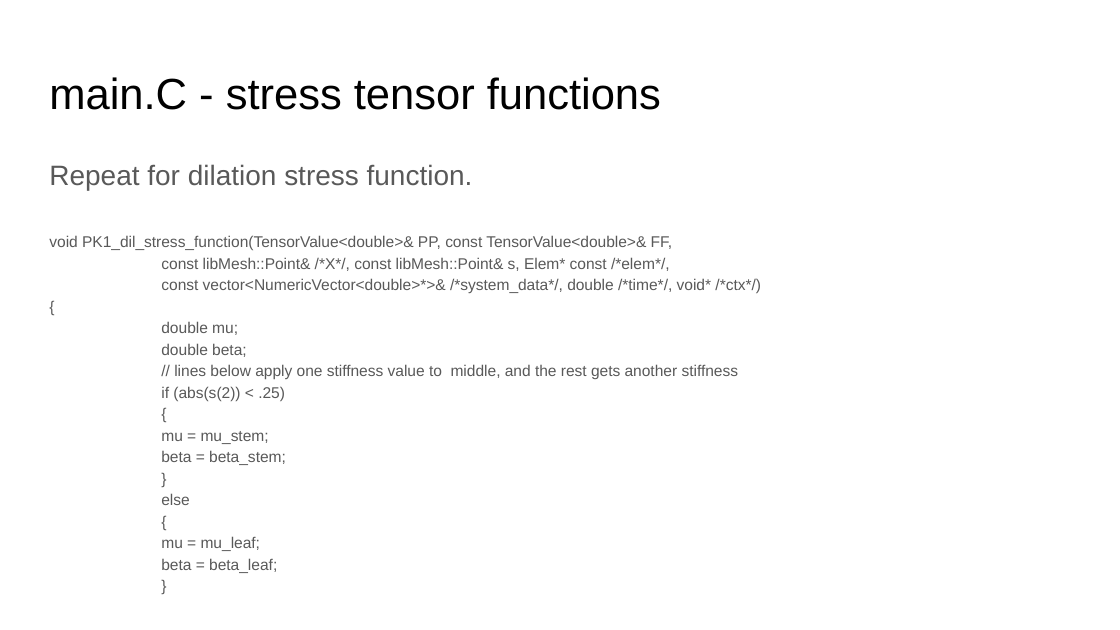
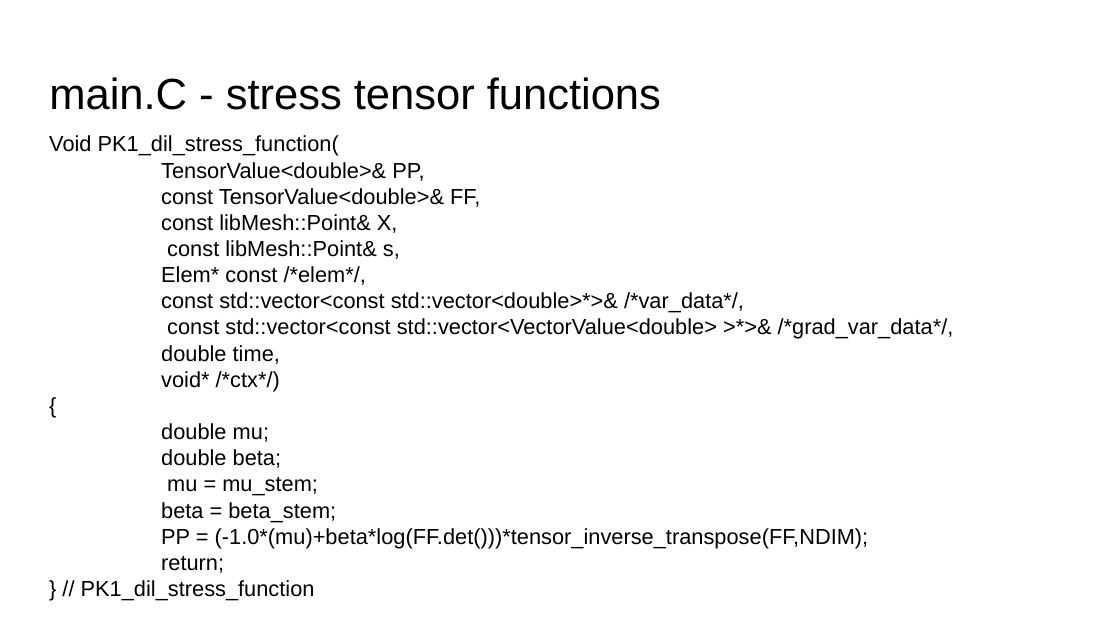
Before and after one commit to fairyflies9/IBAMR-Tutorials, a slide deck: slide 16 of IBFE Lectures/3-IBFE 3D Flow Past Objects.pptx. Drawn at 1120x630 pixels with LibreOffice and Linux fonts; fonts in the diff are those of the drawing. Boxes give left, top, right and bottom in pixels: in the first picture for what was removed or moved away, otherwise in the second. Text is boxed around its words. In the diff, an @@ line names an element or a change of style, - is before the commit and + after.

```diff
--- a/IBFE Lectures/3-IBFE 3D Flow Past Objects.pptx
+++ b/IBFE Lectures/3-IBFE 3D Flow Past Objects.pptx
@@ text "Void PK1_dil_stress_function(": place and size @@
-text "Void PK1_dil_stress_function(" at <box>49,164,761,573</box>
+text "Void PK1_dil_stress_function(" at <box>49,135,954,601</box>
@@ text at <box>49,135,954,392</box>: text changed; size 10 to 14 pt; text colour #595959 to #000000 @@
-Repeat for dilation stress function.
-void PK1_dil_stress_function(TensorValue<double>& PP, const TensorValue<double>& FF,
-const libMesh::Point& /*X*/, const libMesh::Point& s, Elem* const /*elem*/,
-const vector<NumericVector<double>*>& /*system_data*/, double /*time*/, void* /*ctx*/)
+Void PK1_dil_stress_function(
+TensorValue<double>& PP,
+const TensorValue<double>& FF,
+const libMesh::Point& X,
+const libMesh::Point& s,
+Elem* const /*elem*/,
+const std::vector<const std::vector<double>*>& /*var_data*/,
+const std::vector<const std::vector<VectorValue<double> >*>& /*grad_var_data*/,
+double time,
+void* /*ctx*/)
@@ text at <box>161,364,739,401</box>: paragraphs removed @@
-// lines below apply one stiffness value to middle, and the rest gets another stiffness
-if (abs(s(2)) < .25)
-{
@@ text at <box>161,423,336,522</box>: size 10 to 14 pt, text colour #595959 to #000000 in "{", "double mu;", "double beta;", "mu = mu_stem;" and 1 more places; line spacing 1.15 to 1 @@
@@ text at <box>81,528,869,601</box>: text changed; size 10 to 14 pt; text colour #595959 to #000000 @@
-}
-else
-{
-mu = mu_leaf;
-beta = beta_leaf;
-}
+PP = (-1.0*(mu)+beta*log(FF.det()))*tensor_inverse_transpose(FF,NDIM);
+return;
+} // PK1_dil_stress_function
```
Also in this commit, not shown: 5 other slides changed, 1 slide added, 1 slide removed, 13 other files.
